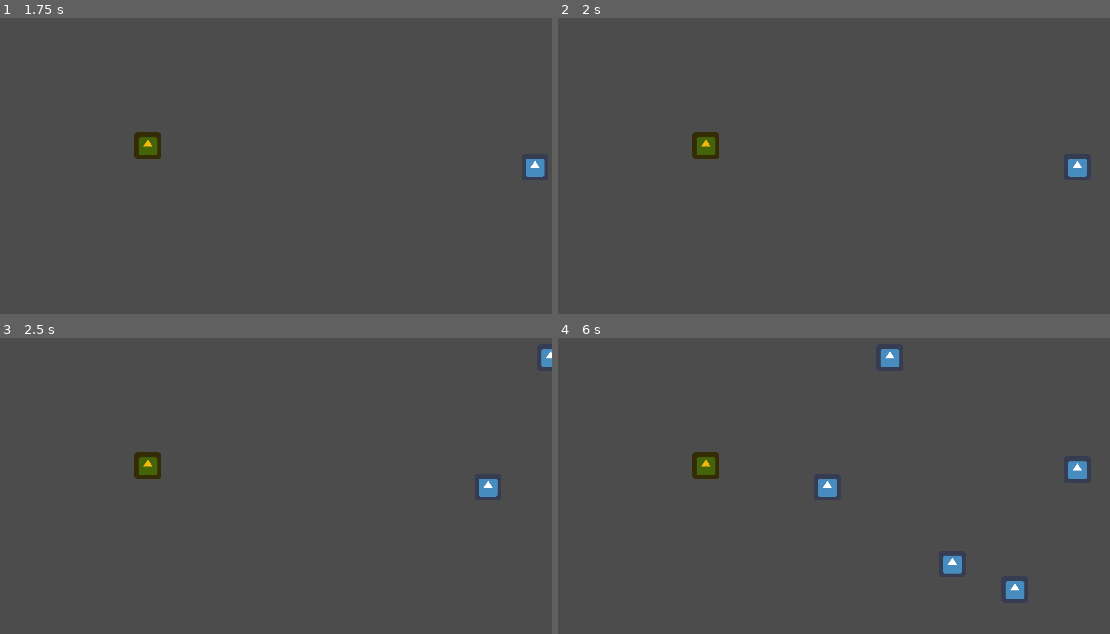
Above: before the commit, frames 1-4 (two rows, left to right).
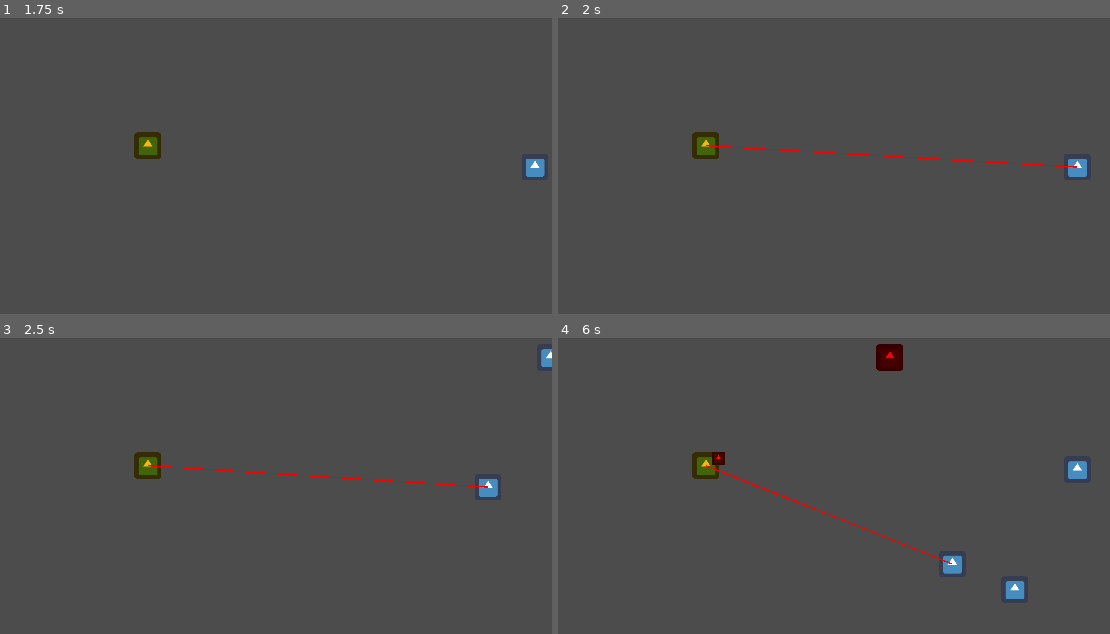
Above: after the commit, the same moments.

Repository: moisesjbc/info-harvest
Game: Godot game, scene res://gameplay/main/main.tscn
Same seed, same stepped clock (60 frames per second), same inputs: the game is played once before the commit and once after it. The engine's default icon, where the game draws it, is replaced by a stand-in: a white triangle on a blue panel in a dark square.
Inputs:
- Up to frame 1 (1.75 s): tap Enter at 0.5 s; tap Space at 1.25 s
- Up to frame 2 (2 s): no input
- Up to frame 3 (2.5 s): no input
- Up to frame 4 (6 s): no input

Frame 1 is identical in both runs. In frame 2, 0.3% of the frame differs, in the area x 26-95%, y 42-51%; in frame 3, 0.3%; in frame 4, 1.0%, in the area x 26-72%, y 2-77%.

Commit message:
Add tower shooting

Diff:
--- /dev/null
+++ b/godot-project/gameplay/bullet/bullet.gd
@@ -0,0 +1,30 @@
+extends Area2D
+
+
+var target_data = null
+var speed = 700
+var velocity = Vector2.ZERO
+
+
+func _ready():
+	target_data.connect("tree_exited", self, "on_target_data_destroyed")
+
+
+func _process(delta):
+	if target_data:
+		velocity = (target_data.global_position - global_position).normalized()
+	translate(velocity * speed * delta)
+
+
+func _on_bullet_body_entered(body):
+	if body == target_data:
+		target_data.queue_free()
+		queue_free()
+
+
+func on_target_data_destroyed():
+	target_data = null
+
+
+func _on_visibility_notifier_screen_exited():
+	queue_free()
--- /dev/null
+++ b/godot-project/gameplay/bullet/bullet.tscn
@@ -0,0 +1,25 @@
+[gd_scene load_steps=4 format=2]
+
+[ext_resource path="res://icon.png" type="Texture" id=1]
+[ext_resource path="res://gameplay/bullet/bullet.gd" type="Script" id=2]
+
+[sub_resource type="RectangleShape2D" id=1]
+extents = Vector2( 32, 32 )
+
+[node name="bullet" type="Area2D"]
+scale = Vector2( 0.5, 0.5 )
+script = ExtResource( 2 )
+
+[node name="sprite" type="Sprite" parent="."]
+modulate = Color( 0.956863, 0.121569, 0.121569, 1 )
+texture = ExtResource( 1 )
+
+[node name="collider" type="CollisionShape2D" parent="."]
+shape = SubResource( 1 )
+
+[node name="visibility_notifier" type="VisibilityNotifier2D" parent="."]
+position = Vector2( -1.90735e-06, 1.07288e-06 )
+scale = Vector2( 3.2, 3.2 )
+
+[connection signal="body_entered" from="." to="." method="_on_bullet_body_entered"]
+[connection signal="screen_exited" from="visibility_notifier" to="." method="_on_visibility_notifier_screen_exited"]
--- a/godot-project/gameplay/data/data.gd
+++ b/godot-project/gameplay/data/data.gd
@@ -11,7 +11,7 @@
 }
 
 func _ready():
-	if randf() < 0.50:
+	if randf() < 1.0:
 		data_type = DataType.FAKE_NEWS
 
 
@@ -39,3 +39,7 @@
 		$sprite.modulate = Color.green
 	else:
 		$sprite.modulate = Color.red
+
+
+func is_fake_news():
+	return is_analyzed() and data_type == DataType.FAKE_NEWS
--- a/godot-project/gameplay/data_filter/data_filter.gd
+++ b/godot-project/gameplay/data_filter/data_filter.gd
@@ -3,6 +3,8 @@
 var data_in_area = []
 var analysis_delta = 50.0
 var target_data = null
+var bullet_scene = preload("res://gameplay/bullet/bullet.tscn")
+
 
 func _on_influence_area_body_entered(body):
 	if body.is_in_group("data"):
@@ -15,12 +17,15 @@
 		if data_index != -1:
 			data_in_area.remove(data_index)
 
+
 func _process(delta):
 	if len(data_in_area):
 		target_data = data_in_area[0]
 		if not target_data.is_analyzed():
 			target_data.analyze(analysis_delta * delta)
 		else:
+			if target_data.is_fake_news():
+				shoot(target_data)
 			target_data = null
 			data_in_area.pop_front()
 	else:
@@ -28,6 +33,15 @@
 
 	update()
 
+
 func _draw():
 	if target_data:
 		draw_line(get_parent().position, to_local(target_data.global_position), Color.red, 3.0)
+
+
+func shoot(shoot_target_data):
+	print("SHOOT!")
+	var bullet = bullet_scene.instance()
+	bullet.target_data = shoot_target_data
+	add_child(bullet)
+	bullet.global_position = global_position
--- a/godot-project/gameplay/data_filter/data_filter.tscn
+++ b/godot-project/gameplay/data_filter/data_filter.tscn
@@ -4,7 +4,7 @@
 [ext_resource path="res://gameplay/data_filter/data_filter.gd" type="Script" id=2]
 
 [sub_resource type="CircleShape2D" id=1]
-radius = 211.059
+radius = 878.185
 
 [node name="data_filter" type="Sprite"]
 modulate = Color( 0.964706, 0.713726, 0.0470588, 1 )
